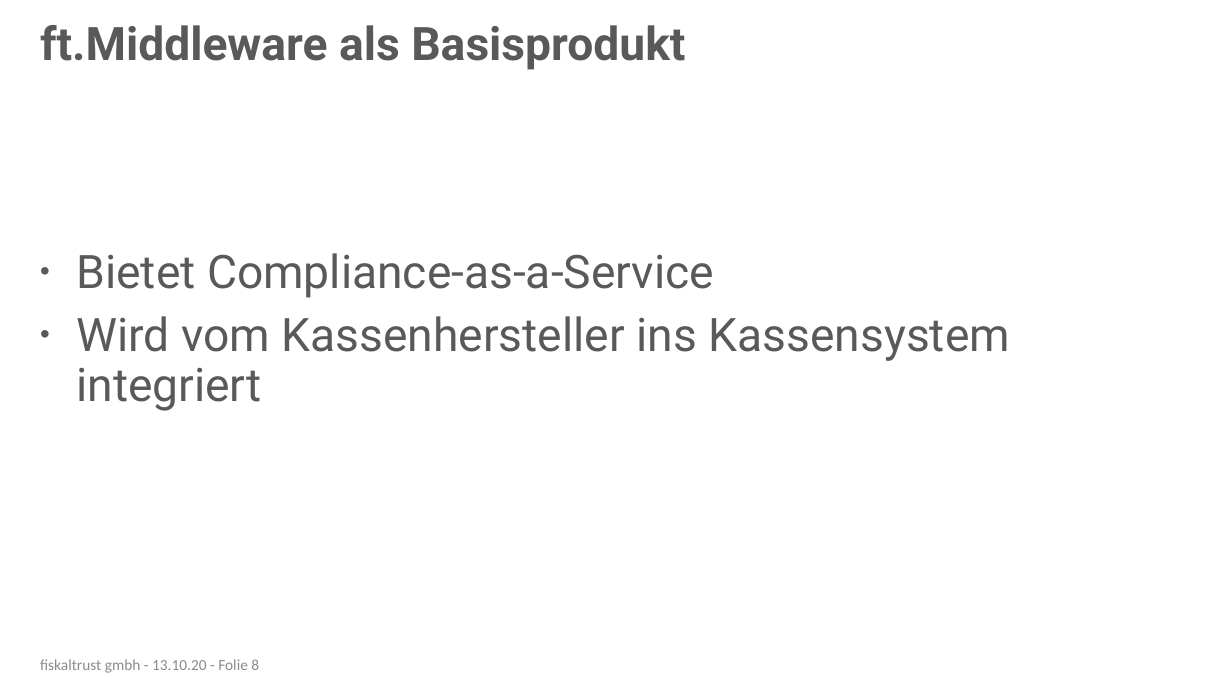
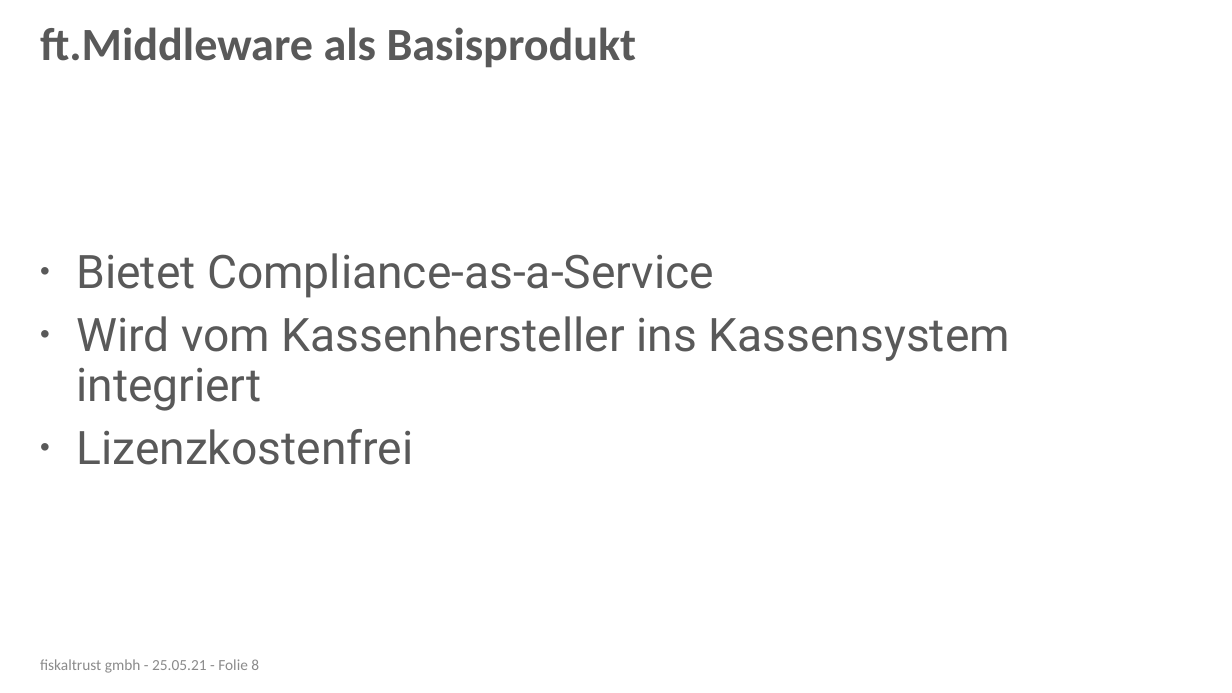
Before and after one commit to fiskaltrust/getting-started, a slide deck: slide 8 of posdealers/presentations/sales/media/posdealer-sales-rollout.pptx. Drawn at 1232x693 pixels with LibreOffice and Linux fonts; fonts in the diff are those of the drawing; background and template pictures are left out. Boxes give left, top, right and bottom in pixels: in the first picture for what was removed or moved away, otherwise in the second. Text is boxed around its words. In the diff, an @@ line names an element or a change of style, - is before the commit and + after.

```diff
--- a/posdealers/presentations/sales/media/posdealer-sales-rollout.pptx
+++ b/posdealers/presentations/sales/media/posdealer-sales-rollout.pptx
@@ title "ft.Middleware als Basisprodukt" at box(40, 27, 637, 68): font Roboto to Calibri @@
@@ text at box(76, 429, 413, 465): paragraph added @@
+• Lizenzkostenfrei
@@ text at box(40, 659, 259, 673): text changed @@
-fiskaltrust gmbh - 13.10.20 - Folie 8
+fiskaltrust gmbh - 25.05.21 - Folie 8
```
Also in this commit, not shown: 17 other slides changed, 10 other files.
